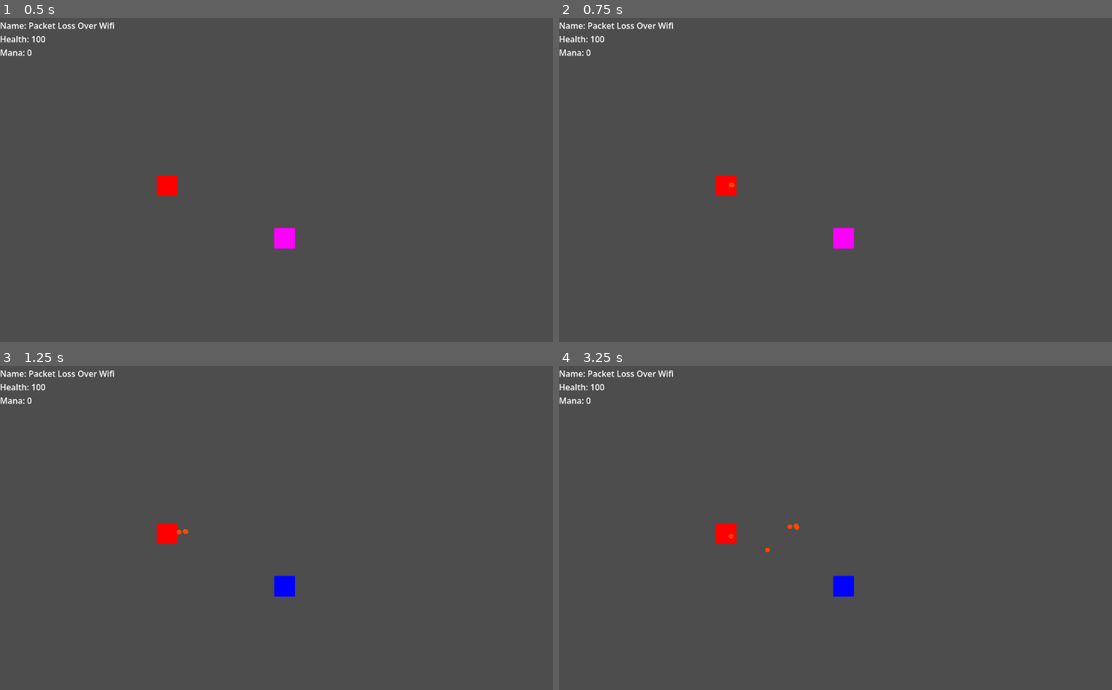
Above: before the commit, frames 1-4 (two rows, left to right).
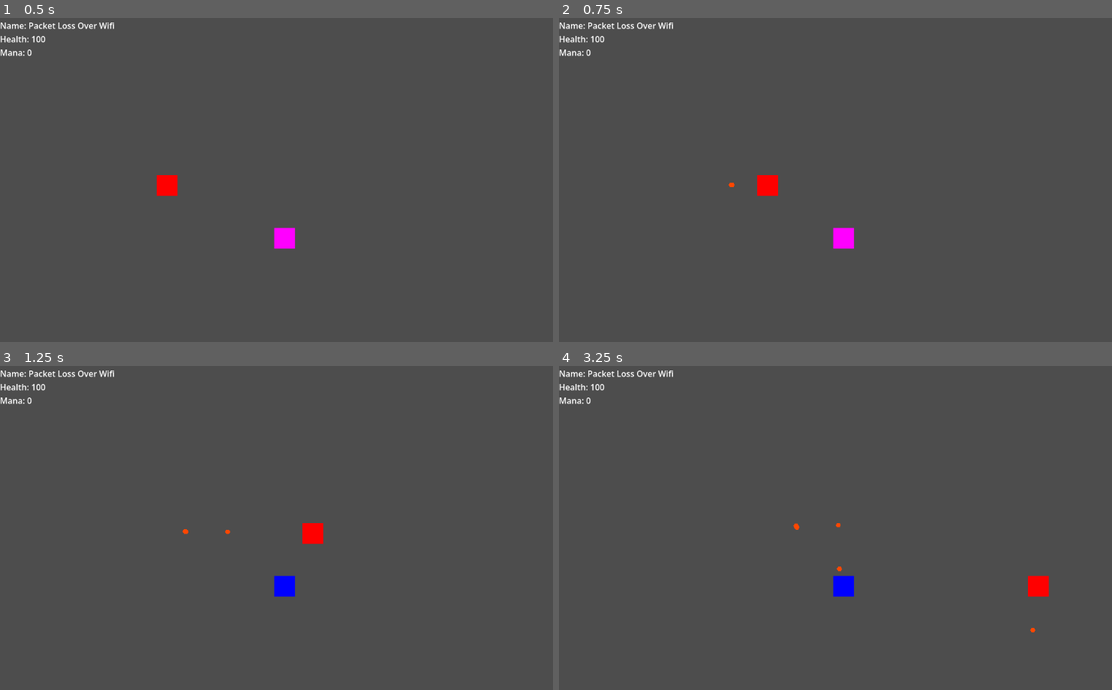
Above: after the commit, the same moments.

Repository: Wissenss/godot-modular-arc-demo
Game: Godot game, scene res://scenes/main.tscn
The game is run twice, just before and just after one commit, with the same random seed, the same clock (stepped at 60 frames per second) and the same inputs.
Inputs (mouse positions are in pixels of both pictures, inside the frame that each line leads up to):
- Up to frame 1 (0.5 s): no input
- Up to frame 2 (0.75 s): tap Enter (ui_accept) at 0.5 s; move the mouse to (990, 157) at 0.52 s; hold D (ui_right, bound only after the commit) from 0.53 s (still down)
- Up to frame 3 (1.25 s): keep holding D (ui_right, bound only after the commit); tap Enter (ui_accept) at 0.77 s
- Up to frame 4 (3.25 s): move the mouse to (741, 537) at 1.27 s; release D (ui_right, bound only after the commit) at 1.28 s; hold S (ui_down, bound only after the commit) 1.28-2.03 s; tap Enter (ui_accept) at 1.52, 3.02 s; move the mouse to (918, 447) at 2.02 s; hold D (ui_right, bound only after the commit) 2.03-2.78 s; move the mouse to (829, 589) at 2.77 s; hold W (ui_up, bound only after the commit) from 2.78 s (still down)

Frame 1 is identical in both runs. In frame 2, 0.5% of the frame differs, in the area x 28-40%, y 48-55%; in frame 3, 0.5%; in frame 4, 0.6%, in the area x 28-89%, y 48-83%.

Commit message:
cambio de AWSD para moverse

Diff:
--- a/project.godot
+++ b/project.godot
@@ -20,6 +20,37 @@
 config/features=PackedStringArray("4.6", "GL Compatibility")
 config/icon="res://icon.svg"
 
+[input]
+
+ui_left={
+"deadzone": 0.2,
+"events": [Object(InputEventKey,"resource_local_to_scene":false,"resource_name":"","device":-1,"window_id":0,"alt_pressed":false,"shift_pressed":false,"ctrl_pressed":false,"meta_pressed":false,"pressed":false,"keycode":0,"physical_keycode":65,"key_label":0,"unicode":97,"location":0,"echo":false,"script":null)
+, Object(InputEventJoypadButton,"resource_local_to_scene":false,"resource_name":"","device":-1,"button_index":13,"pressure":0.0,"pressed":false,"script":null)
+, Object(InputEventJoypadMotion,"resource_local_to_scene":false,"resource_name":"","device":-1,"axis":0,"axis_value":-1.0,"script":null)
+]
+}
+ui_right={
+"deadzone": 0.2,
+"events": [Object(InputEventKey,"resource_local_to_scene":false,"resource_name":"","device":-1,"window_id":0,"alt_pressed":false,"shift_pressed":false,"ctrl_pressed":false,"meta_pressed":false,"pressed":false,"keycode":0,"physical_keycode":68,"key_label":0,"unicode":100,"location":0,"echo":false,"script":null)
+, Object(InputEventJoypadButton,"resource_local_to_scene":false,"resource_name":"","device":-1,"button_index":14,"pressure":0.0,"pressed":false,"script":null)
+, Object(InputEventJoypadMotion,"resource_local_to_scene":false,"resource_name":"","device":-1,"axis":0,"axis_value":1.0,"script":null)
+]
+}
+ui_up={
+"deadzone": 0.2,
+"events": [Object(InputEventKey,"resource_local_to_scene":false,"resource_name":"","device":-1,"window_id":0,"alt_pressed":false,"shift_pressed":false,"ctrl_pressed":false,"meta_pressed":false,"pressed":false,"keycode":0,"physical_keycode":87,"key_label":0,"unicode":119,"location":0,"echo":false,"script":null)
+, Object(InputEventJoypadButton,"resource_local_to_scene":false,"resource_name":"","device":-1,"button_index":11,"pressure":0.0,"pressed":false,"script":null)
+, Object(InputEventJoypadMotion,"resource_local_to_scene":false,"resource_name":"","device":-1,"axis":1,"axis_value":-1.0,"script":null)
+]
+}
+ui_down={
+"deadzone": 0.2,
+"events": [Object(InputEventKey,"resource_local_to_scene":false,"resource_name":"","device":-1,"window_id":0,"alt_pressed":false,"shift_pressed":false,"ctrl_pressed":false,"meta_pressed":false,"pressed":false,"keycode":0,"physical_keycode":83,"key_label":0,"unicode":115,"location":0,"echo":false,"script":null)
+, Object(InputEventJoypadButton,"resource_local_to_scene":false,"resource_name":"","device":-1,"button_index":12,"pressure":0.0,"pressed":false,"script":null)
+, Object(InputEventJoypadMotion,"resource_local_to_scene":false,"resource_name":"","device":-1,"axis":1,"axis_value":1.0,"script":null)
+]
+}
+
 [rendering]
 
 renderer/rendering_method="gl_compatibility"
